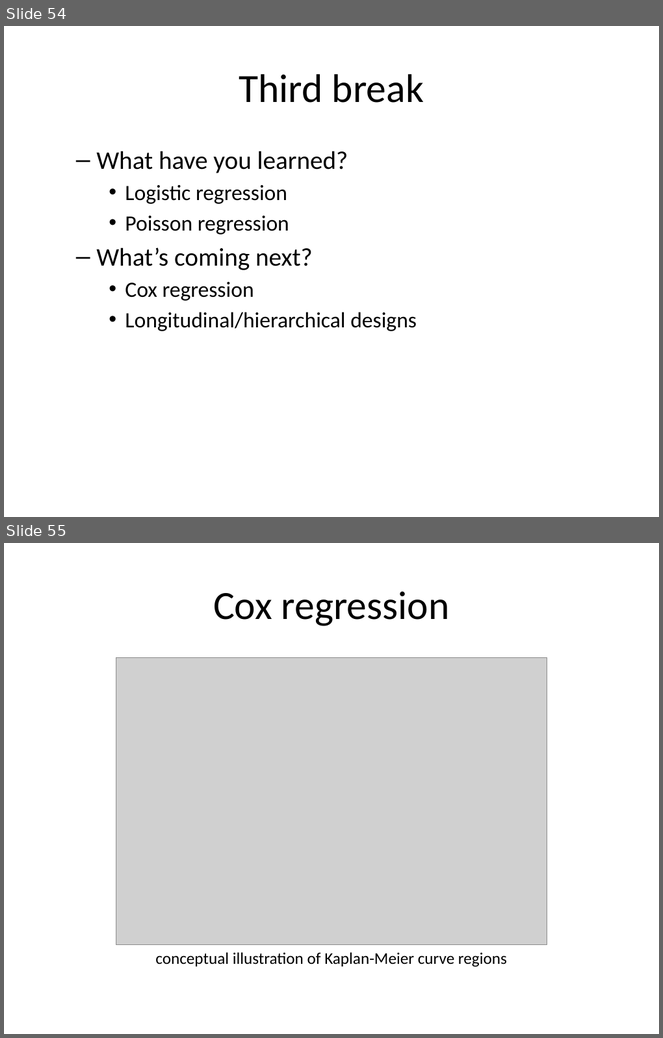
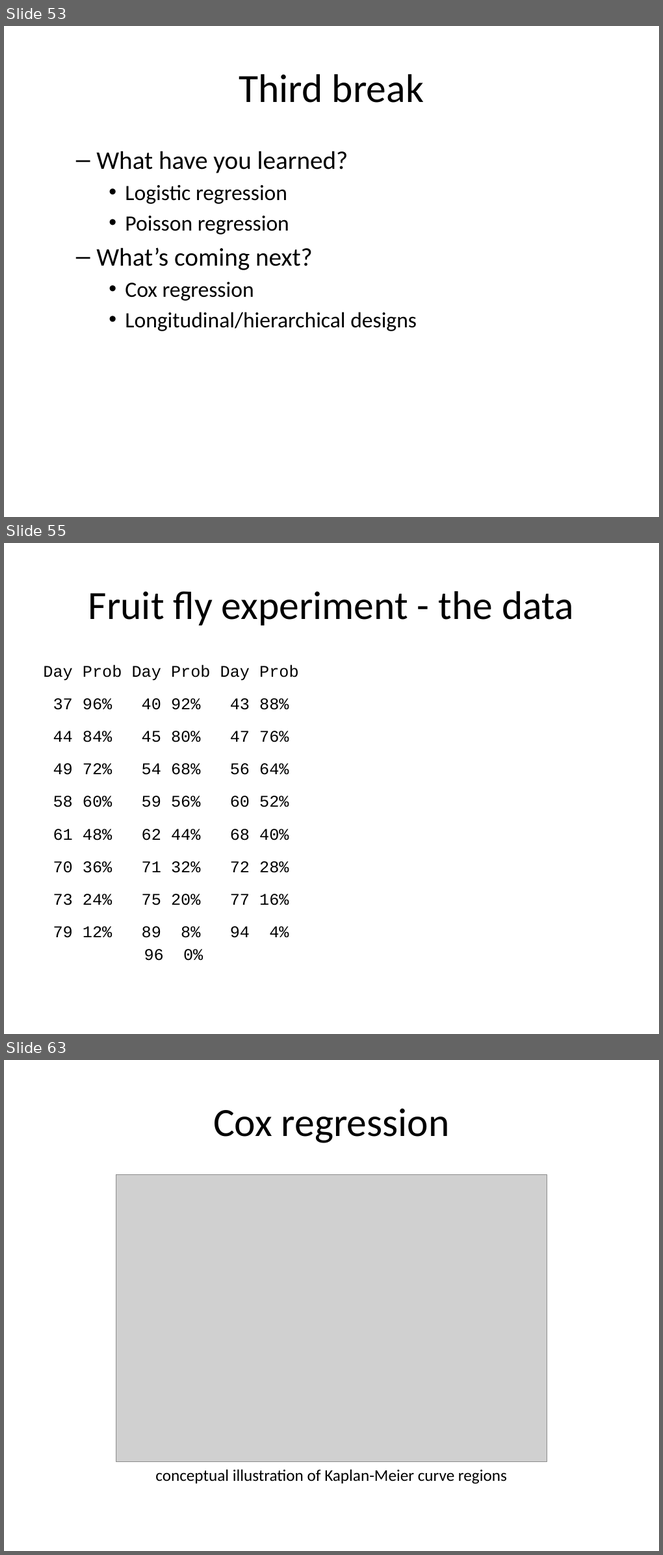
Before and after one commit to classes-medb/5510, a slide deck: src/video-13-statistical-models.pptx. Shown one above the other, each under a label of ours: slides 54 and 55 before the commit, slides 53, 55 and 63 after it; the slides between them are not shown. The pictures are 663x1038 and 663x1555 pixels, drawn with LibreOffice and Linux fonts; fonts in the diff are those of the drawing; grey boxes stand for pictures. Boxes give left, top, right and bottom in pixels: in the first picture for what was removed or moved away, otherwise in the second. Text is boxed around its words. In the diff, an @@ line names an element or a change of style, - is before the commit and + after.

Commit message:
Added fruit fly example to video 13

```diff
--- a/src/video-13-statistical-models.pptx
+++ b/src/video-13-statistical-models.pptx
@@ slide 55 added at <box>4,543,659,1034</box>, background #FFFFFF @@
@@ title added at <box>88,591,574,626</box>, 44 pt, text #000000 @@
+Fruit fly experiment - the data
@@ text added at <box>43,665,298,938</box>, 18 pt, text #000000 @@
+Day Prob Day Prob Day Prob
+37 96% 40 92% 43 88%
+44 84% 45 80% 47 76%
+49 72% 54 68% 56 64%
+58 60% 59 56% 60 52%
+61 48% 62 44% 68 40%
+70 36% 71 32% 72 28%
+73 24% 75 20% 77 16%
+79 12% 89 8% 94 4%
+96 0%
@@ what was slide 54 is now slide 53 @@
@@ what was slide 55 is now slide 63 @@
```
Also in this commit, not shown: 5 slides changed, 9 other slides added, 1 slide removed, 6 other files.
